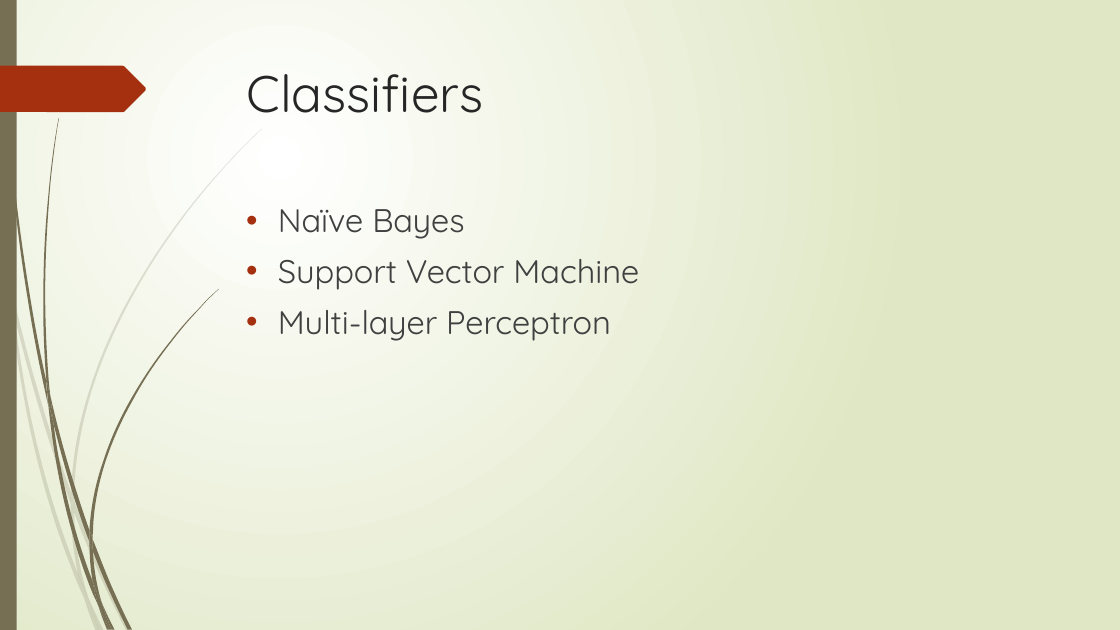
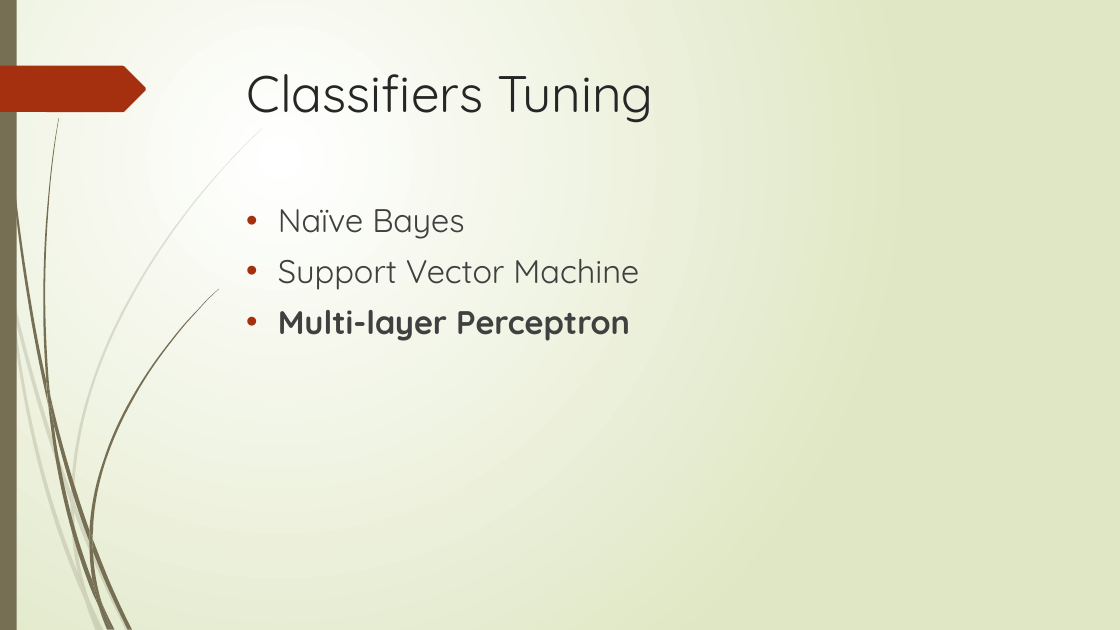
Before and after one commit to XiaokuanOSU/AI2report, a slide deck: slide 10 of PPTGroup10.pptx (slide 8 before the commit). Drawn at 1120x630 pixels with LibreOffice and Linux fonts; fonts in the diff are those of the drawing. Boxes give left, top, right and bottom in pixels: in the first picture for what was removed or moved away, otherwise in the second. Text is boxed around its words. In the diff, an @@ line names an element or a change of style, - is before the commit and + after.

```diff
--- a/PPTGroup10.pptx
+++ b/PPTGroup10.pptx
@@ title at (247,74,653,123): text changed @@
-Classifiers
+Classifiers Tuning
@@ text at (278,310,630,341): bold on in "Multi-layer Perceptron" @@
```
Also in this commit, not shown: 2 other slides changed, 3 slides added.
